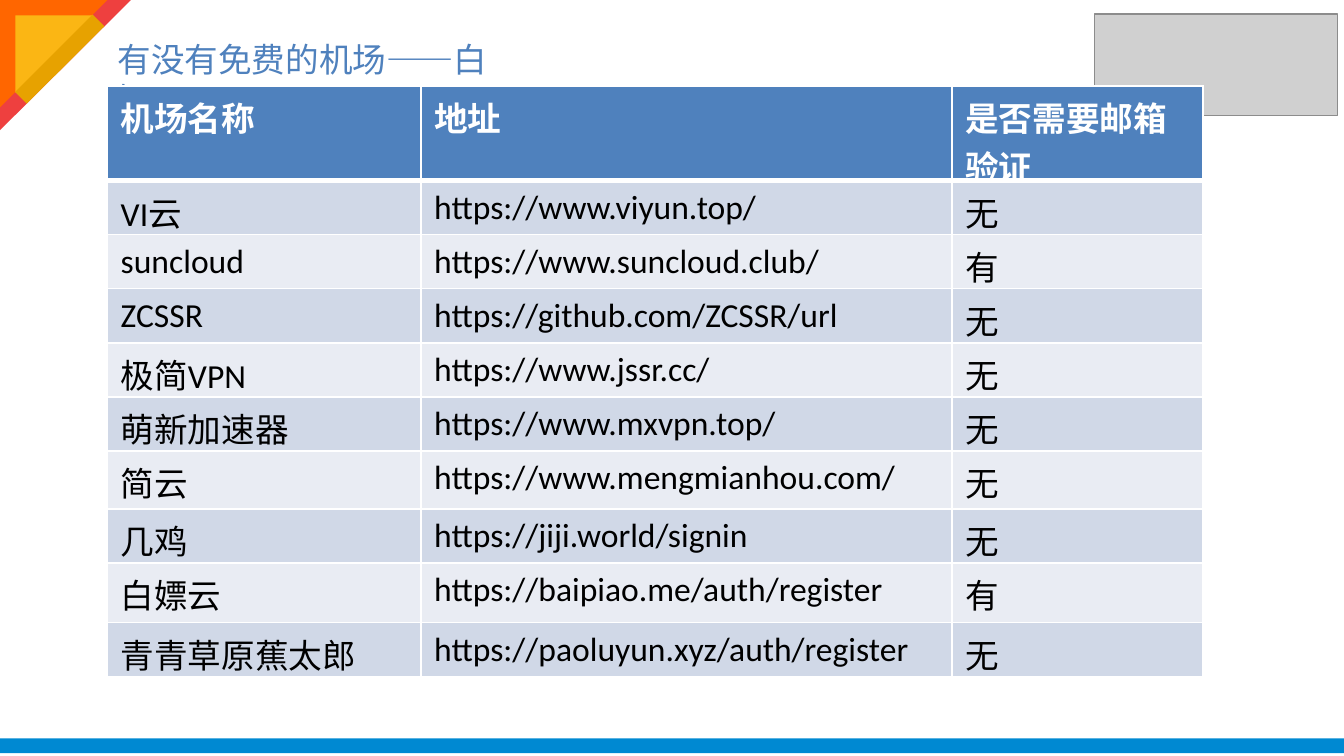
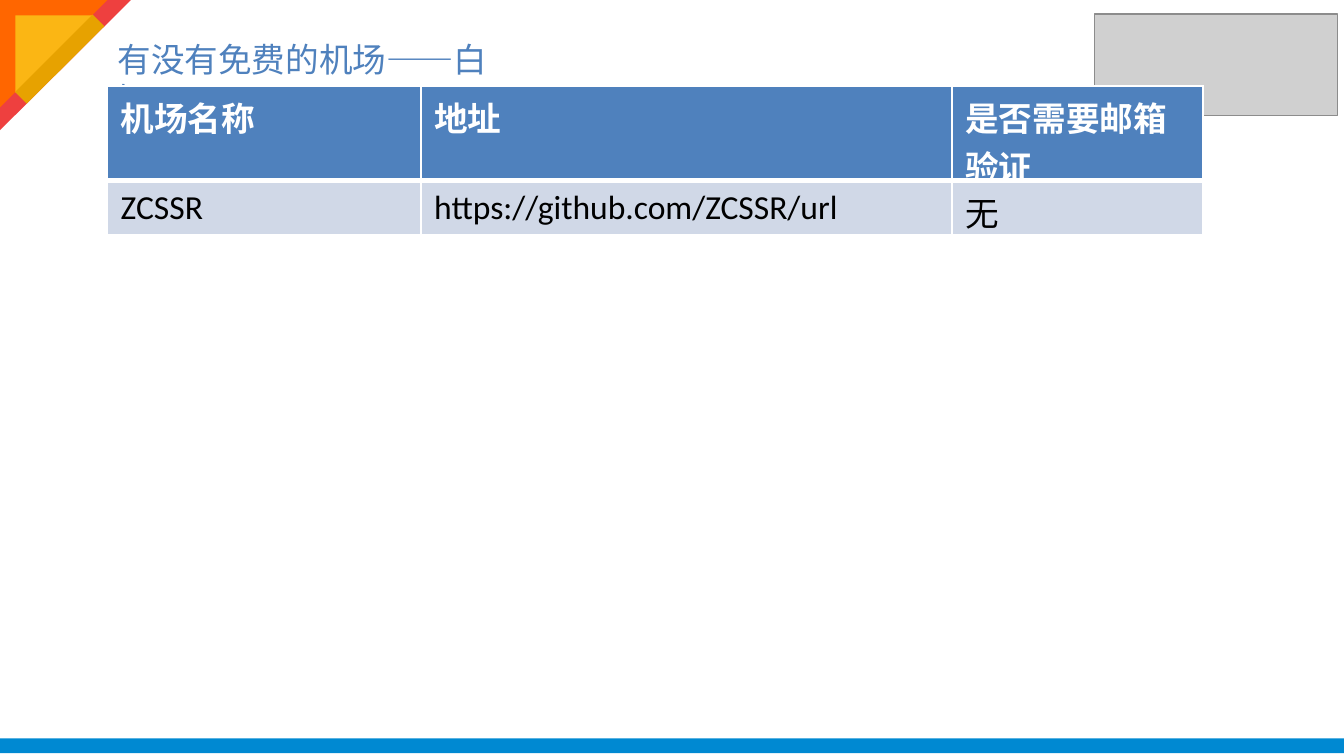
Before and after one commit to zhaodahan/zhao_Note, a slide deck: slide 9 of 我准备的分享/(免费)科学上网.pptx. Drawn at 1344x756 pixels with LibreOffice and Linux fonts; fonts in the diff are those of the drawing; grey boxes stand for pictures; background and template pictures are left out. Boxes give left, top, right and bottom in pixels: in the first picture for what was removed or moved away, otherwise in the second. Text is boxed around its words. In the diff, an @@ line names an element or a change of style, - is before the commit and + after.

```diff
--- a/我准备的分享/(免费)科学上网.pptx
+++ b/我准备的分享/(免费)科学上网.pptx
@@ table at (x1=108, y1=86, x2=1203, y2=676) @@
-row 2: VI云 | https://www.viyun.top/ | 无
-row 3: suncloud | https://www.suncloud.club/ | 有
-row 5: 极简VPN | https://www.jssr.cc/ | 无
-row 6: 萌新加速器 | https://www.mxvpn.top/ | 无
-row 7: 简云 | https://www.mengmianhou.com/ | 无
-row 8: 几鸡 | https://jiji.world/signin | 无
-row 9: 白嫖云 | https://baipiao.me/auth/register | 有
-row 10: 青青草原蕉太郎 | https://paoluyun.xyz/auth/register | 无
```
Also in this commit, not shown: 1 slide removed.
